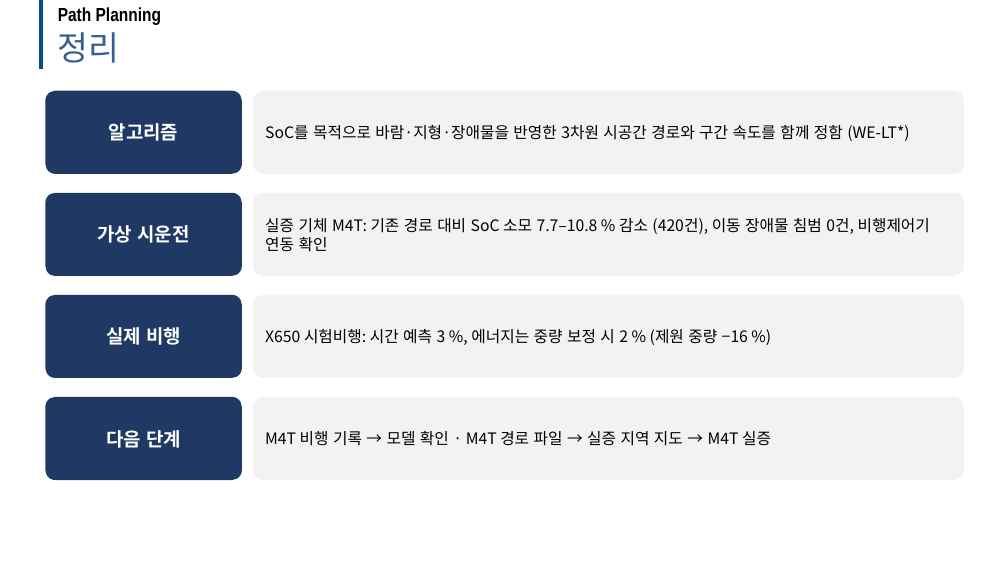
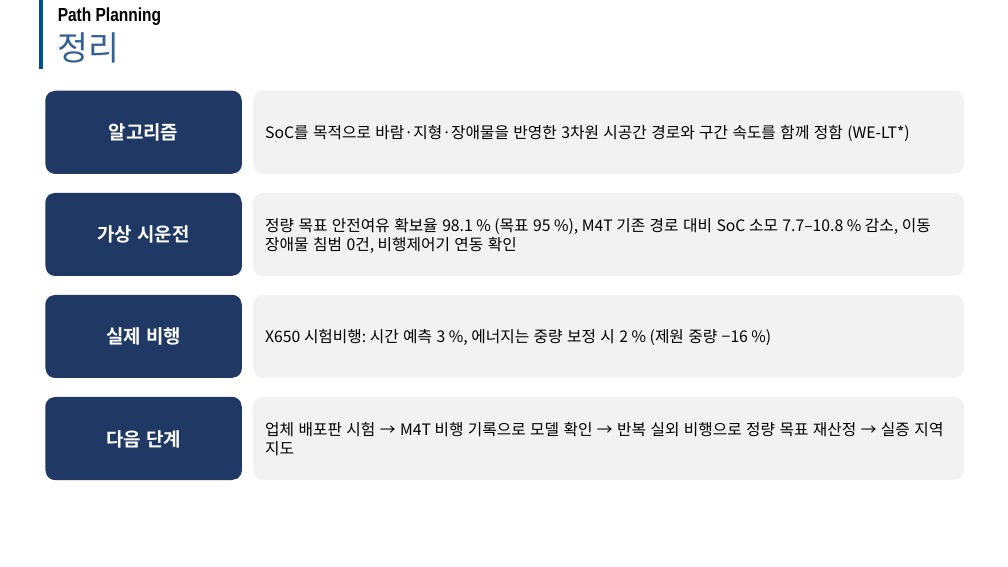
Before and after one commit to dnfl5345/Drone_path_opt, a slide deck: slide 23 of docs/drone_soc_business_talk.pptx (slide 22 before the commit). Drawn at 1008x567 pixels with LibreOffice and Linux fonts; fonts in the diff are those of the drawing; background and template pictures are left out. Boxes give left, top, right and bottom in pixels: in the first picture for what was removed or moved away, otherwise in the second. Text is boxed around its words. In the diff, an @@ line names an element or a change of style, - is before the commit and + after.

```diff
--- a/docs/drone_soc_business_talk.pptx
+++ b/docs/drone_soc_business_talk.pptx
@@ text in rounded rectangle at (265, 218, 931, 253): text changed @@
-실증 기체 M4T: 기존 경로 대비 SoC 소모 7.7–10.8 % 감소 (420건), 이동 장애물 침범 0건, 비행제어기 연동 확인
+정량 목표 안전여유 확보율 98.1 % (목표 95 %), M4T 기존 경로 대비 SoC 소모 7.7–10.8 % 감소, 이동 장애물 침범 0건, 비행제어기 연동 확인
@@ text in rounded rectangle at (265, 422, 943, 456): text changed @@
-M4T 비행 기록 → 모델 확인 · M4T 경로 파일 → 실증 지역 지도 → M4T 실증
+업체 배포판 시험 → M4T 비행 기록으로 모델 확인 → 반복 실외 비행으로 정량 목표 재산정 → 실증 지역 지도
```
Also in this commit, not shown: 3 other slides changed, 1 slide added, 32 other files.
